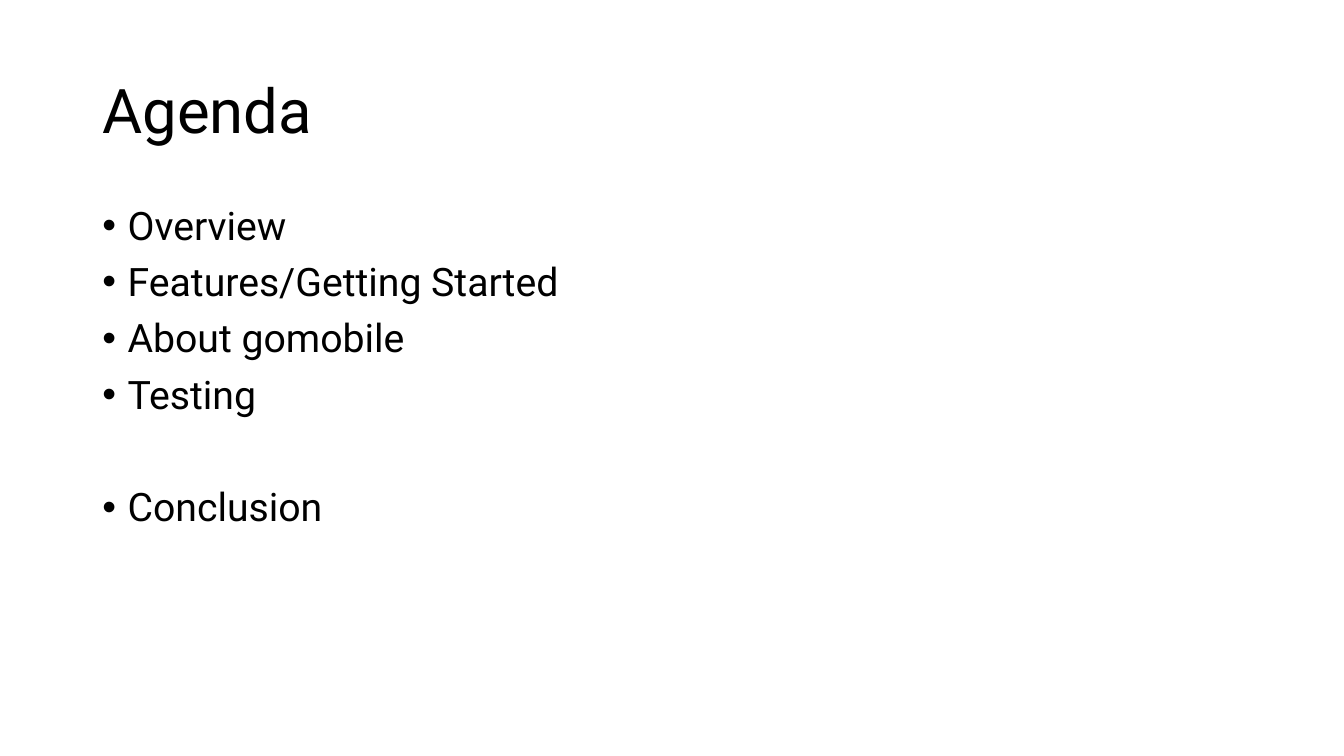
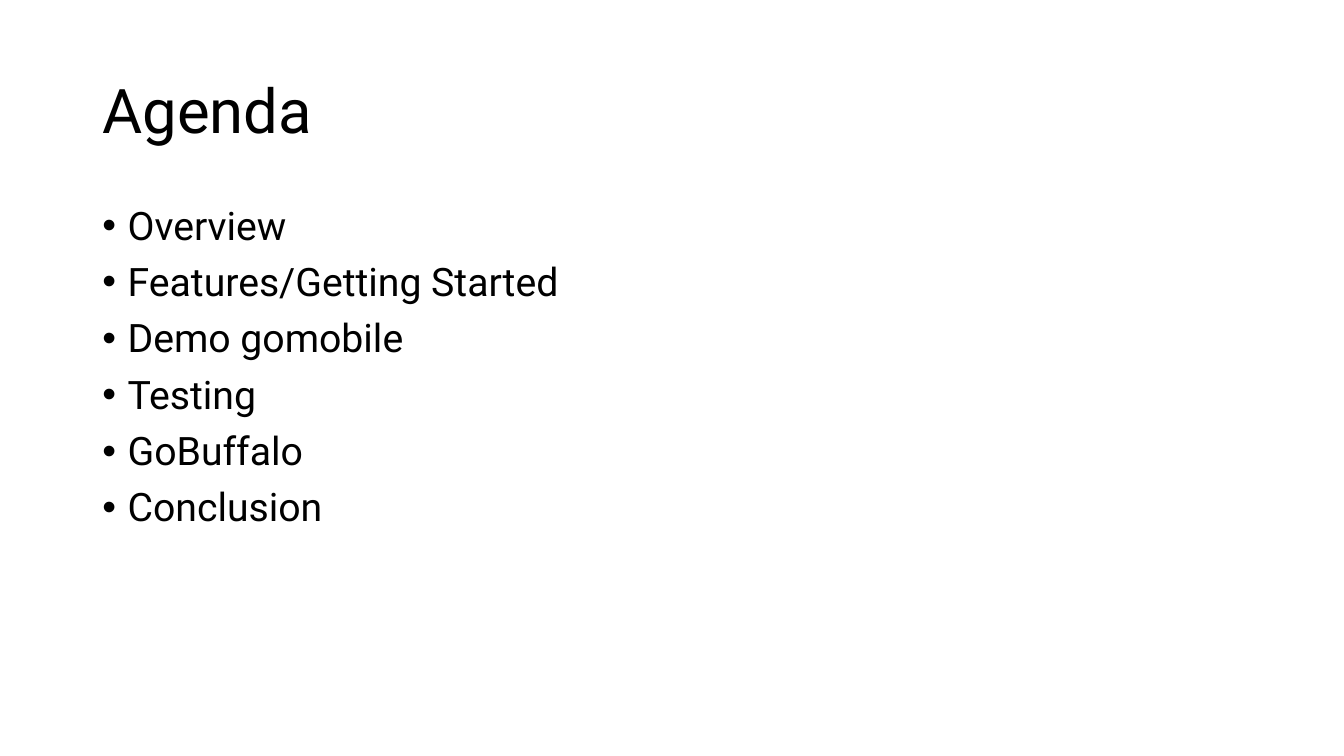
Before and after one commit to AlnaberA/golang_tutorial_projects, a slide deck: slide 2 of assets/powerpoints/golang3.pptx. Drawn at 1344x756 pixels with LibreOffice and Linux fonts; fonts in the diff are those of the drawing. Boxes give left, top, right and bottom in pixels: in the first picture for what was removed or moved away, otherwise in the second. Text is boxed around its words. In the diff, an @@ line names an element or a change of style, - is before the commit and + after.

Commit message:
Adding GameOfBuffalo

```diff
--- a/assets/powerpoints/golang3.pptx
+++ b/assets/powerpoints/golang3.pptx
@@ text at [128, 322, 403, 360]: text changed @@
-• About gomobile
+• Demo gomobile
@@ text at [128, 435, 303, 466]: paragraph added @@
+• GoBuffalo
```
Also in this commit, not shown: 3 other slides changed, 1 slide added, 1 slide removed, 35 other files.
